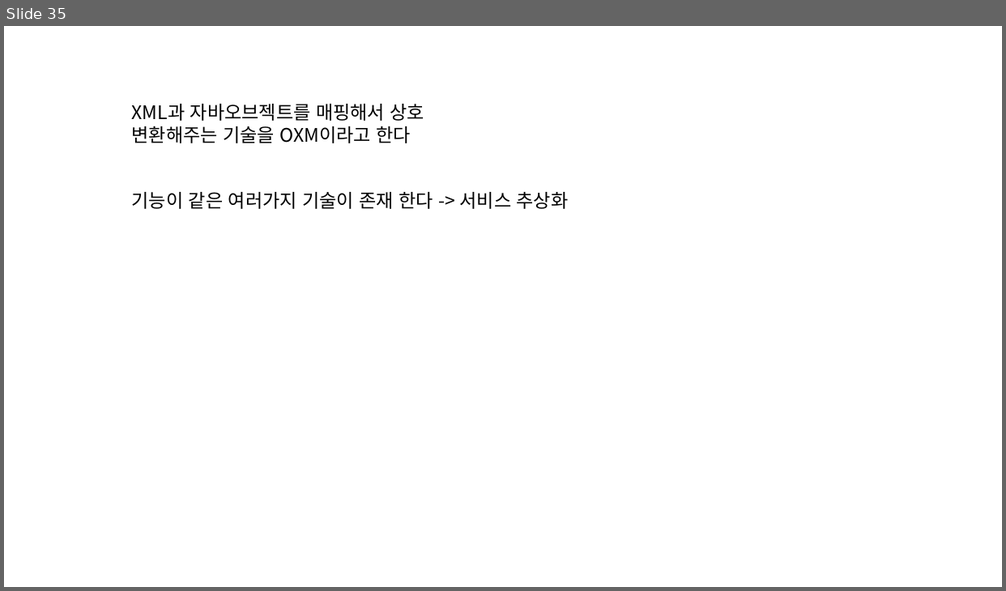
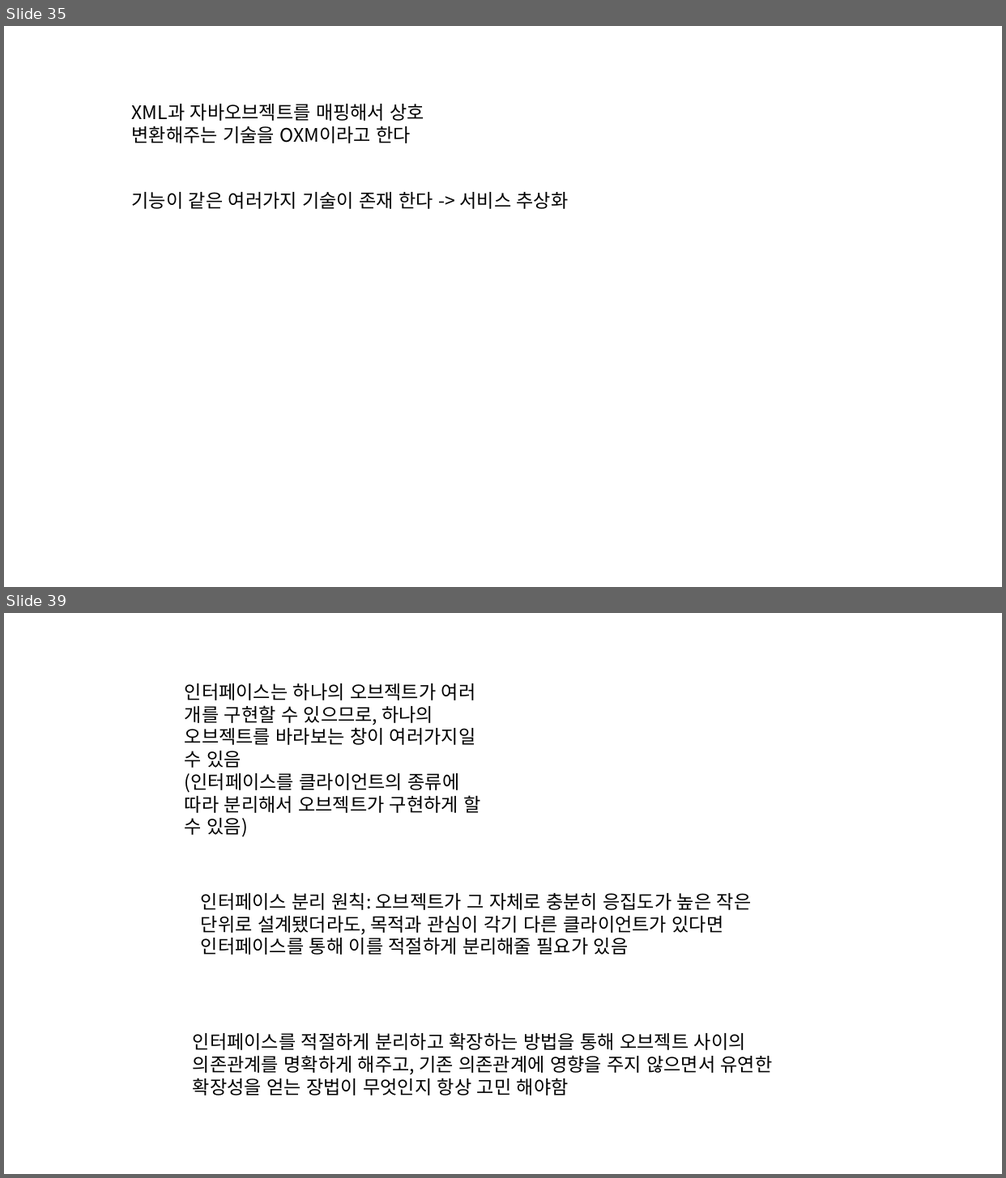
Before and after one commit to eongss/testproject, a slide deck: 프레젠테이션1.pptx. Shown one above the other, each under a label of ours: slide 35 before the commit, slides 35 and 39 after it; the slides between them are not shown. The pictures are 1006x591 and 1006x1178 pixels, drawn with LibreOffice and Linux fonts; fonts in the diff are those of the drawing. Boxes give left, top, right and bottom in pixels: in the first picture for what was removed or moved away, otherwise in the second. Text is boxed around its words. In the diff, an @@ line names an element or a change of style, - is before the commit and + after.

```diff
--- a/프레젠테이션1.pptx
+++ b/프레젠테이션1.pptx
@@ slide 39 added at (4, 613, 1002, 1174), background #FFFFFF @@
@@ text added at (185, 683, 480, 837), 18 pt, text #000000 @@
+인터페이스는 하나의 오브젝트가 여러 개를 구현할 수 있으므로, 하나의 오브젝트를 바라보는 창이 여러가지일 수 있음
+(인터페이스를 클라이언트의 종류에 따라 분리해서 오브젝트가 구현하게 할 수 있음)
@@ text added at (201, 892, 752, 955), 18 pt, text #000000 @@
+인터페이스 분리 원칙: 오브젝트가 그 자체로 충분히 응집도가 높은 작은 단위로 설계됐더라도, 목적과 관심이 각기 다른 클라이언트가 있다면 인터페이스를 통해 이를 적절하게 분리해줄 필요가 있음
@@ text added at (193, 1033, 773, 1096), 18 pt, text #000000 @@
+인터페이스를 적절하게 분리하고 확장하는 방법을 통해 오브젝트 사이의 의존관계를 명확하게 해주고, 기존 의존관계에 영향을 주지 않으면서 유연한 확장성을 얻는 장법이 무엇인지 항상 고민 해야함
```
Also in this commit, not shown: 17 other slides added, 2 slides removed, 1 other file.
